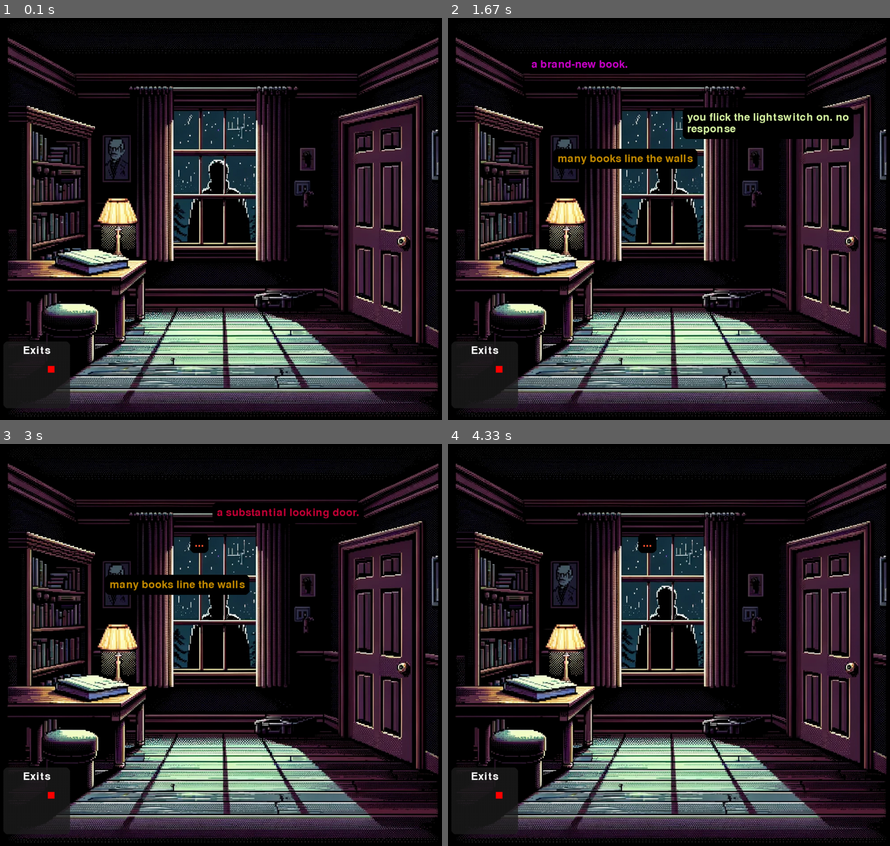
Above: before the commit, frames 1-4 (two rows, left to right).
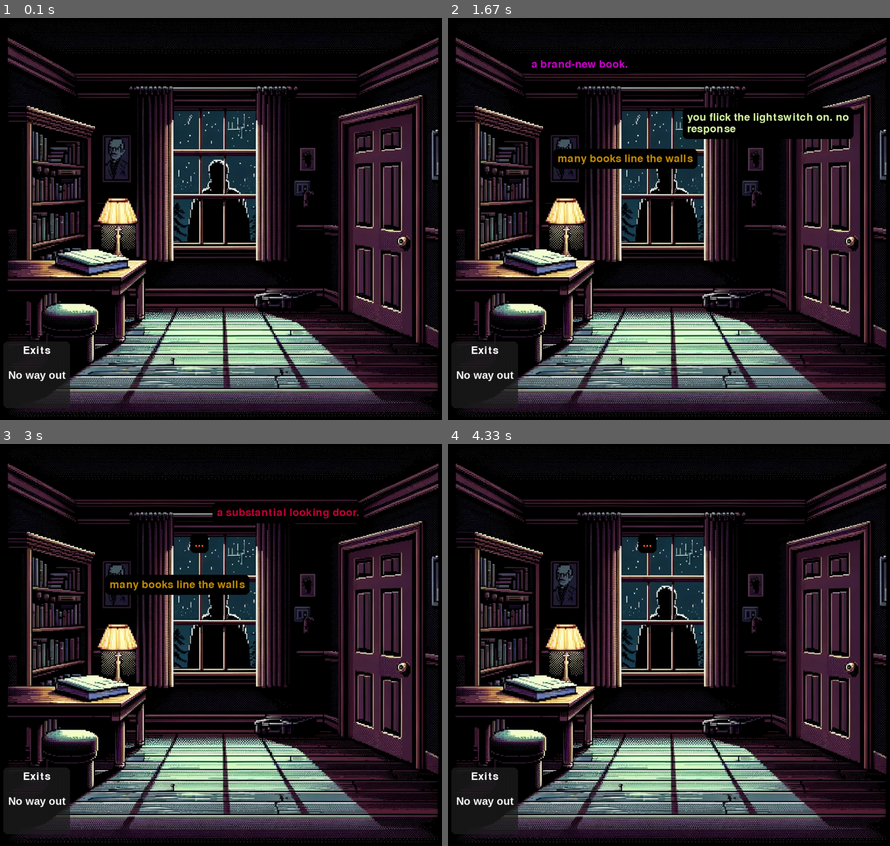
Above: after the commit, the same moments.

Repository: ISLAGIATT/pygame01
Game: pygame game, started from test_scene.py
Same seed, same stepped clock (60 frames per second), same inputs: the game is played once before the commit and once after it.
Inputs (mouse positions are in pixels of both pictures, inside the frame that each line leads up to):
- Up to frame 1 (0.1 s): no input
- Up to frame 2 (1.67 s): press the mouse at (748, 190) at 0.37 s; move the mouse to (677, 122) at 0.47 s; release the mouse at (602, 54) at 0.6 s; click (509, 363) at 0.72 s; press the mouse at (540, 263) at 1.03 s; move the mouse to (558, 194) at 1.13 s; release the mouse at (576, 122) at 1.27 s; press the mouse at (505, 190) at 1.37 s; move the mouse to (580, 279) at 1.47 s; release the mouse at (660, 363) at 1.6 s
- Up to frame 3 (3 s): press the mouse at (92, 689) at 1.7 s; move the mouse to (207, 600) at 1.8 s; release the mouse at (327, 512) at 1.93 s; press the mouse at (300, 616) at 2.03 s; move the mouse to (212, 600) at 2.13 s; release the mouse at (119, 588) at 2.27 s; press the mouse at (380, 640) at 2.37 s; move the mouse to (318, 608) at 2.47 s; release the mouse at (256, 580) at 2.6 s; click (216, 649) at 2.72 s
- Up to frame 4 (4.33 s): press the mouse at (735, 512) at 3.03 s; move the mouse to (664, 512) at 3.13 s; release the mouse at (598, 512) at 3.27 s; press the mouse at (505, 616) at 3.37 s; move the mouse to (505, 580) at 3.47 s; release the mouse at (501, 544) at 3.6 s; press the mouse at (828, 640) at 3.7 s; move the mouse to (669, 548) at 3.8 s; release the mouse at (509, 456) at 3.93 s; press the mouse at (828, 640) at 4.03 s; move the mouse to (836, 556) at 4.13 s; release the mouse at (841, 476) at 4.27 s

The runs differ from the first frame. In frame 1, 0.2% of the frame differs, in the area x 1-15%, y 86-91%; in frame 2, 0.2%; in frame 3, 0.2%; in frame 4, 0.2%.

Commit message:
3/6 exits window working

Diff:
--- a/exits_window.py
+++ b/exits_window.py
@@ -2,27 +2,27 @@
 import time
 class ClickableBox:
     def __init__(self, rect, primary_color, secondary_color, callback, visible=True):
-        self.rect = pygame.Rect(rect)
-        self.primary_color = (255, 0, 0)  # Original color
-        self.secondary_color = (0, 255, 0)  # Color when clicked
-        self.current_color = primary_color  # Current color
-        self.callback = callback
-        self.visible = False
-        self.last_click_time = 0
+        self.rect = pygame.Rect(rect)  # Define the clickable area
+        self.primary_color = primary_color  # Color when not clicked
+        self.secondary_color = secondary_color  # Color when clicked
+        self.current_color = primary_color  # Current color of the box
+        self.callback = callback  # Function to call on double-click
+        self.visible = False  # Whether the box is visible
+        self.last_click_time = 0  # Time of the last click
+        self.double_click_threshold = 500  # Maximum time between clicks in milliseconds for a double-click
 
     def handle_mouse_down(self, pos, surface):
-        # Change to secondary color on mouse down if over the box
         if self.visible and self.rect.collidepoint(pos):
             self.current_color = self.secondary_color
             self.draw(surface)
 
-    def handle_mouse_up(self, pos, screen):
-        # Revert to primary color on mouse up and check for double click
+    def handle_mouse_up(self, pos, surface):
         if self.visible and self.rect.collidepoint(pos):
             self.current_color = self.primary_color
+            self.draw(surface)
             current_time = pygame.time.get_ticks()
-            if current_time - self.last_click_time <= 500:
-                self.click()
+            if (current_time - self.last_click_time) <= self.double_click_threshold:
+                self.double_click()
             self.last_click_time = current_time
 
     def update(self, rect, color, callback, visible):
@@ -45,6 +45,9 @@
         if self.callback:
             self.callback()
 
+    def double_click(self):
+        print('dub click function')
+
 class ExitsWindow:
     def __init__(self, x, y, width, height, font, game_state_manager, bg_color=(0, 0, 0), title="Exits"):
         self.rect = pygame.Rect(x, y, width, height)
@@ -53,6 +56,7 @@
         self.bg_color = bg_color
         self.title = title
         self.exits = []
+        self.no_way_out_font = pygame.font.SysFont("arial", 24, bold=True)
         self.surface = pygame.Surface((width, height), pygame.SRCALPHA)
         self.clickable_box = ClickableBox((10, 30, 30, 30), (255, 0, 0), (0, 255, 0), self.on_click_box)
 
@@ -60,19 +64,29 @@
         alpha_color = self.bg_color + (200,)
         self.surface.fill((0, 0, 0, 0))  # Clear with full transparency
         self.draw_rounded_rect(alpha_color, 10)
+
         # Render the title text
         title_surface = self.font.render(self.title, True, pygame.Color('white'))
         title_rect = title_surface.get_rect(center=(self.rect.width // 2, 20))
         self.surface.blit(title_surface, title_rect)
 
+        # Determine the current room's exit availability and door state
+        current_room_exits = self.game_state_manager.get_exits_for_current_room()
+        door_open = self.game_state_manager.is_door01_open()
+
+        if not door_open:
+            no_exit_text = "No way out"
+            text_surface = self.no_way_out_font.render(no_exit_text, True, pygame.Color('white'))
+            text_rect = text_surface.get_rect(center=(self.rect.width // 2, self.rect.height // 2))
+            self.surface.blit(text_surface, text_rect)
+        else:
+            for i, exit_name in enumerate(current_room_exits):
+                text_surface = self.font.render(exit_name, True, pygame.Color('white'))
+                self.surface.blit(text_surface, (10, 50 + i * 20))
+
         # Draw the clickable box if it is visible
         if self.clickable_box.visible:
             self.clickable_box.draw(self.surface)
-
-        # Draw the exits text below the title
-        for i, exit_name in enumerate(self.exits):
-            text_surface = self.font.render(exit_name, True, pygame.Color('white'))
-            self.surface.blit(text_surface, (10, 50 + i * 20))
 
         surface.blit(self.surface, self.rect.topleft)
 
@@ -84,7 +98,7 @@
     def handle_mouse_up(self, mouse_pos, screen):
         if self.rect.collidepoint(mouse_pos):
             relative_pos = (mouse_pos[0] - self.rect.x, mouse_pos[1] - self.rect.y)
-            self.clickable_box.handle_mouse_up(relative_pos, screen)
+            self.clickable_box.handle_mouse_up(relative_pos, self.surface)
 
     def handle_click(self, mouse_pos, button):
         if self.rect.collidepoint(mouse_pos) and not self.clickable_box.is_over(mouse_pos):
@@ -94,7 +108,7 @@
         return False
 
     def on_click_box(self):
-        print("Clickable box was clicked!")
+        pass # this is a dummy method to identify clicks, but i only want to register double clicks on these boxes
 
     def update_exits(self):
         current_room_id = self.game_state_manager.get_current_room_id()
@@ -105,16 +119,13 @@
         """Updates the ClickableBox properties based on the door open state."""
         if door_open:
             new_rect = pygame.Rect(100, 55, 15, 15)  # Define new properties
-            new_callback = self.on_click_box_open_door  # Define new callback
+            new_callback = self.on_click_box  # Define new callback
             self.clickable_box.update(new_rect, self.clickable_box.current_color, new_callback, True)  # Update ClickableBox
+
         else:
             # Reset ClickableBox properties (optional)
             self.clickable_box.current_color = self.clickable_box.primary_color
             self.clickable_box.secondary_color = (0, 255, 0)
-
-    def on_click_box_open_door(self):
-        # Define what happens when the clickable box is clicked and the door is open
-        print("Clickable box was clicked when the door is open!")
 
     def draw_rounded_rect(self, color, corner_radius):
         """Draws a rectangle with rounded corners on the window's surface."""
--- a/game_state_manager.py
+++ b/game_state_manager.py
@@ -4,7 +4,7 @@
         self.current_open_dropdown = None
         self.book01_key_obtained = False
         self.door01_unlocked = False
-        self.door01_open = True
+        self.door01_open = False
 
         self.rooms = {
             'room1': {  # test room 1
@@ -65,5 +65,6 @@
     def door01_unlocked(self):
         self.door01_unlocked = True
         print('door unlocked')
+
     def is_door01_open(self):
         return self.door01_open
--- a/test_scene.py
+++ b/test_scene.py
@@ -195,10 +195,10 @@
             run = False
 
         elif event.type == pygame.MOUSEBUTTONDOWN:
+            # exits_window.on_click_box()
             mouse_pos = event.pos
             button = event.button
             print(f"Mouse pos: {mouse_pos}")
-            # Handle mouse down specifically for color toggle
             if not exits_window.handle_click(event.pos, event.button):
                 mouse_event_handler.handle_click(event.pos, event.button)
             if exits_window.rect.collidepoint(mouse_pos):
@@ -206,7 +206,6 @@
 
         elif event.type == pygame.MOUSEBUTTONUP:
             mouse_pos = event.pos
-            # Handle mouse up for color toggle and double-click logic
             exits_window.handle_mouse_up(mouse_pos, screen)
 
 
